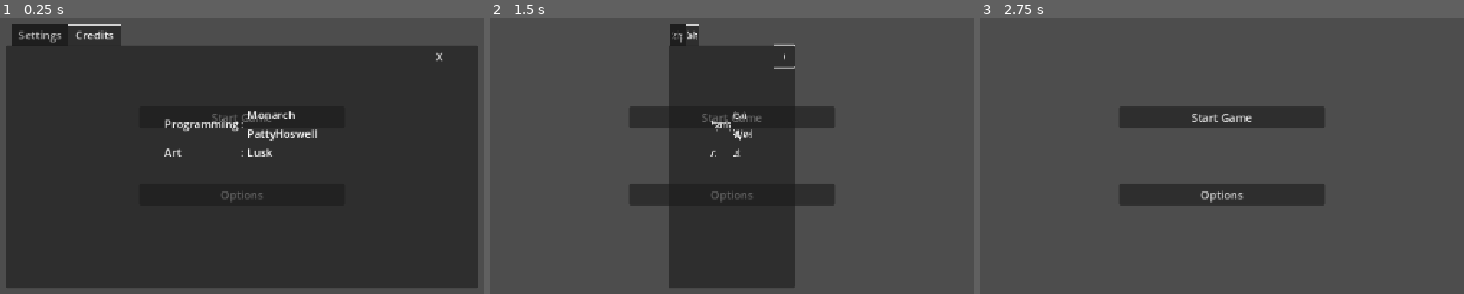
Above: before the commit, frames 1-3 (left to right).
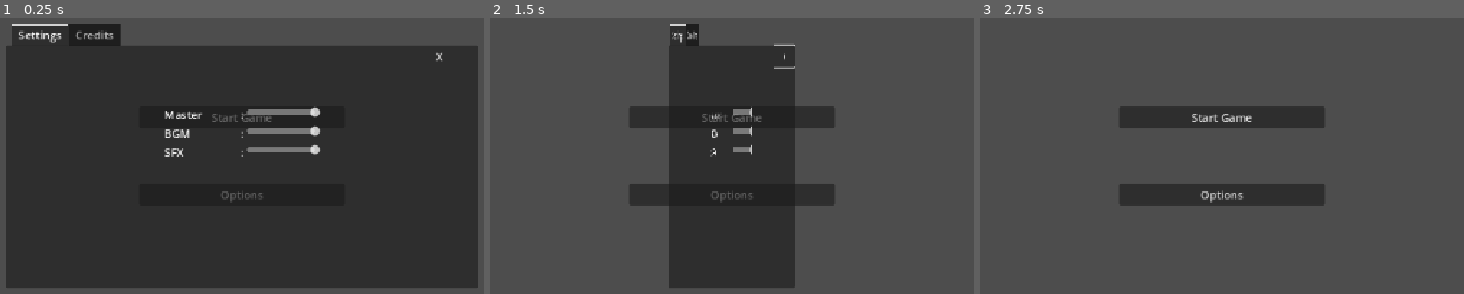
Above: after the commit, the same moments.

Repository: chesedcore/RushRecklessly
Game: Godot game, scene res://scenes/title_screen.tscn
Same seed, same stepped clock (60 frames per second), same inputs: the game is played once before the commit and once after it. Before the commit the project has no main scene; this scene is started directly in both runs. Sound files missing from this copy of the repository are replaced by a short silence.
Inputs:
- Up to frame 1 (0.25 s): no input
- Up to frame 2 (1.5 s): click "Options" at 0.5 s; click "X" at 1.25 s
- Up to frame 3 (2.75 s): click "Start Game" at 2 s

The runs differ from the first frame. In frame 1, 2.5% of the frame differs, in the area x 2-67%, y 2-51%; in frame 2, 0.6%; in frame 3, nothing differs.

Commit message:
Sound Manager

Diff:
--- /dev/null
+++ b/Rush/default_bus_layout.tres
@@ -0,0 +1,34 @@
+[gd_resource type="AudioBusLayout" load_steps=3 format=3 uid="uid://cho0kdxmw4tba"]
+
+[sub_resource type="AudioEffectLowPassFilter" id="AudioEffectLowPassFilter_j3pel"]
+resource_name = "LowPassFilter"
+cutoff_hz = 1500.0
+resonance = 0.2
+
+[sub_resource type="AudioEffectAmplify" id="AudioEffectAmplify_j3pel"]
+resource_name = "Amplify"
+volume_db = -5.0
+
+[resource]
+bus/1/name = &"BGM"
+bus/1/solo = false
+bus/1/mute = false
+bus/1/bypass_fx = false
+bus/1/volume_db = 0.0
+bus/1/send = &"Master"
+bus/2/name = &"BGM_Paused"
+bus/2/solo = false
+bus/2/mute = false
+bus/2/bypass_fx = false
+bus/2/volume_db = 0.0
+bus/2/send = &"Master"
+bus/2/effect/0/effect = SubResource("AudioEffectLowPassFilter_j3pel")
+bus/2/effect/0/enabled = true
+bus/2/effect/1/effect = SubResource("AudioEffectAmplify_j3pel")
+bus/2/effect/1/enabled = true
+bus/3/name = &"SFX"
+bus/3/solo = false
+bus/3/mute = false
+bus/3/bypass_fx = false
+bus/3/volume_db = 0.0
+bus/3/send = &"Master"
--- a/Rush/project.godot
+++ b/Rush/project.godot
@@ -11,12 +11,14 @@
 [application]
 
 config/name="Rush"
+run/main_scene="uid://cscdryjcof1hb"
 config/features=PackedStringArray("4.5", "GL Compatibility")
 config/icon="res://icon.svg"
 
 [autoload]
 
 Bus="*res://scripts/auto/bus.gd"
+SoundManager="*res://scenes/sound_manager.tscn"
 
 [debug]
 
--- a/Rush/scenes/options_menu.tscn
+++ b/Rush/scenes/options_menu.tscn
@@ -25,20 +25,96 @@
 anchor_bottom = 1.0
 grow_horizontal = 2
 grow_vertical = 2
-current_tab = 1
+current_tab = 0
 
 [node name="Settings" type="TabBar" parent="TabContainer"]
-visible = false
 layout_mode = 2
 metadata/_tab_index = 0
 
-[node name="Label" type="Label" parent="TabContainer/Settings"]
+[node name="VBoxContainer" type="VBoxContainer" parent="TabContainer/Settings"]
 layout_mode = 0
-offset_right = 40.0
-offset_bottom = 23.0
-text = "ballls"
+anchor_left = 0.5
+anchor_top = 0.5
+anchor_right = 0.5
+anchor_bottom = 0.5
+offset_left = -112.5
+offset_top = -86.5
+offset_right = 112.5
+offset_bottom = 105.0
+grow_horizontal = 2
+grow_vertical = 2
+
+[node name="Category" type="HBoxContainer" parent="TabContainer/Settings/VBoxContainer"]
+layout_mode = 2
+
+[node name="Title" type="Label" parent="TabContainer/Settings/VBoxContainer/Category"]
+layout_mode = 2
+size_flags_horizontal = 2
+text = "Master"
+
+[node name="Separator" type="Label" parent="TabContainer/Settings/VBoxContainer/Category"]
+layout_mode = 2
+text = ":"
+
+[node name="Sliders" type="VBoxContainer" parent="TabContainer/Settings/VBoxContainer/Category"]
+layout_mode = 2
+size_flags_horizontal = 3
+
+[node name="MasterSlider" type="HSlider" parent="TabContainer/Settings/VBoxContainer/Category/Sliders"]
+unique_name_in_owner = true
+layout_mode = 2
+max_value = 1.0
+step = 0.01
+value = 1.0
+
+[node name="Category2" type="HBoxContainer" parent="TabContainer/Settings/VBoxContainer"]
+layout_mode = 2
+
+[node name="Title" type="Label" parent="TabContainer/Settings/VBoxContainer/Category2"]
+layout_mode = 2
+size_flags_horizontal = 3
+text = "BGM"
+
+[node name="Separator" type="Label" parent="TabContainer/Settings/VBoxContainer/Category2"]
+layout_mode = 2
+text = ":"
+
+[node name="Names" type="VBoxContainer" parent="TabContainer/Settings/VBoxContainer/Category2"]
+layout_mode = 2
+size_flags_horizontal = 3
+
+[node name="BGMSlider" type="HSlider" parent="TabContainer/Settings/VBoxContainer/Category2/Names"]
+unique_name_in_owner = true
+layout_mode = 2
+max_value = 1.0
+step = 0.01
+value = 1.0
+
+[node name="Category3" type="HBoxContainer" parent="TabContainer/Settings/VBoxContainer"]
+layout_mode = 2
+
+[node name="Title" type="Label" parent="TabContainer/Settings/VBoxContainer/Category3"]
+layout_mode = 2
+size_flags_horizontal = 3
+text = "SFX"
+
+[node name="Separator" type="Label" parent="TabContainer/Settings/VBoxContainer/Category3"]
+layout_mode = 2
+text = ":"
+
+[node name="Names" type="VBoxContainer" parent="TabContainer/Settings/VBoxContainer/Category3"]
+layout_mode = 2
+size_flags_horizontal = 3
+
+[node name="SFXSlider" type="HSlider" parent="TabContainer/Settings/VBoxContainer/Category3/Names"]
+unique_name_in_owner = true
+layout_mode = 2
+max_value = 1.0
+step = 0.01
+value = 1.0
 
 [node name="Credits" type="TabBar" parent="TabContainer"]
+visible = false
 layout_mode = 2
 metadata/_tab_index = 1
 
--- /dev/null
+++ b/Rush/scenes/sound_manager.tscn
@@ -0,0 +1,14 @@
+[gd_scene load_steps=2 format=3 uid="uid://blpij3gca1x2f"]
+
+[ext_resource type="Script" uid="uid://f0oxisulk37v" path="res://scripts/sound_manager.gd" id="1_gbdfy"]
+
+[node name="SoundManager" type="Node" node_paths=PackedStringArray("_bgm", "_bgm_paused")]
+script = ExtResource("1_gbdfy")
+_bgm = NodePath("BGM")
+_bgm_paused = NodePath("BGM_PAUSED")
+
+[node name="BGM" type="AudioStreamPlayer" parent="."]
+bus = &"BGM"
+
+[node name="BGM_PAUSED" type="AudioStreamPlayer" parent="."]
+bus = &"BGM_Paused"
--- a/Rush/scripts/options_menu.gd
+++ b/Rush/scripts/options_menu.gd
@@ -4,11 +4,23 @@
 
 func _ready() -> void:
 	%Close.pressed.connect(_on_close_pressed)
+	#region Volume Sliders
+	%MasterSlider.value_changed.connect(_on_volume_changed.bind(AudioServer.get_bus_index(&"Master")))
+	%BGMSlider.value_changed.connect(_on_volume_changed.bind(AudioServer.get_bus_index(&"BGM")))
+	%SFXSlider.value_changed.connect(_on_volume_changed.bind(AudioServer.get_bus_index(&"SFX")))
+	#endregion
+
+func _on_volume_changed(new_value: float, bus_idx: int) -> void:
+	AudioServer.set_bus_volume_db(bus_idx, linear_to_db(new_value))
 
 func _on_close_pressed() -> void:
 	set_menu_visible(false)
 
 func set_menu_visible(is_visible: bool) -> void:
+	if is_visible:
+		SoundManager._set_bgm_bus(true)
+	else:
+		SoundManager._set_bgm_bus(false)
 	open_close_tween = create_tween()
 	var final_val = 1.0 if is_visible else 0.0
 	open_close_tween.tween_property(self, "scale:x", final_val, 0.25)
--- /dev/null
+++ b/Rush/scripts/sound_manager.gd
@@ -0,0 +1,43 @@
+extends Node
+
+@export var _bgm: AudioStreamPlayer
+@export var _bgm_paused: AudioStreamPlayer
+
+func _ready() -> void:
+	_bgm.finished.connect(_replay_bgm.bind(_bgm))
+	_bgm_paused.finished.connect(_replay_bgm.bind(_bgm_paused))
+
+func _replay_bgm(bgm_player: AudioStreamPlayer) -> void:
+	bgm_player.play()
+
+func play_bgm(stream: AudioStream, is_paused:= false) -> AudioStreamPlayer:
+	if _bgm.stream != stream:
+		_bgm.stream = stream
+		_bgm_paused.stream = stream
+
+		_bgm_paused.play(_bgm.get_playback_position())
+		_bgm.play(_bgm_paused.get_playback_position())
+
+	_set_bgm_bus(is_paused)
+	return _bgm
+
+func play_sfx(stream: AudioStream, pitch:= 0.0) -> Node:
+	assert(stream, "MONARCH WHY IS THE AUDIO NULL")
+	var current_stream := AudioStreamPlayer.new()
+	current_stream.bus = &"SFX"
+	current_stream.stream = stream
+	add_child(current_stream)
+
+	current_stream.pitch_scale = randf_range(1.0 - pitch, 1.0 + pitch)
+
+	current_stream.finished.connect(current_stream.queue_free)
+	current_stream.play()
+	return current_stream
+
+func _set_bgm_bus(is_paused: bool) -> void:
+	if is_paused:
+		_bgm_paused.volume_db = 0.0
+		_bgm.volume_db = -80.0
+	else:
+		_bgm.volume_db = 0.0
+		_bgm_paused.volume_db = -80.0
--- a/Rush/scripts/title_screen.gd
+++ b/Rush/scripts/title_screen.gd
@@ -4,6 +4,8 @@
 	%"Start Game".pressed.connect(_on_start_game_pressed)
 	%"Options".pressed.connect(_on_options_pressed)
 
+	SoundManager.play_bgm(load("res://audio/brdkcr.mp3"))
+
 func _on_start_game_pressed() -> void:
 	print("Pressed Start")
 
Not shown, added: Rush/audio/brdkcr.mp3.import
Not shown, added: Rush/audio/sfx/Gunshot.mp3.import
Not shown, added: Rush/scripts/sound_manager.gd.uid
Not shown, added: Rush/audio/brdkcr.mp3
Not shown, added: Rush/audio/sfx/Gunshot.mp3
